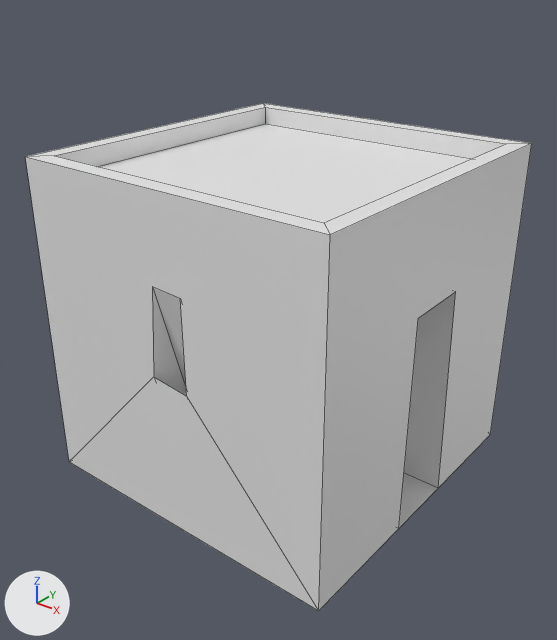
Two versions of the FBX model The-Last-Day/Assets/Art/Models/Buildings/House 1.fbx, one commit apart.
Both versions are drawn from a camera (50 mm lens) standing at (2.64, -3.37, 2.02) and looking at (0.03, -0.12, 0.0). Arrows for +X, +Y and +Z are at lower left; the lights stay in place. Mesh edges are drawn as thin lines.

In view in the first picture: 'House 1'.
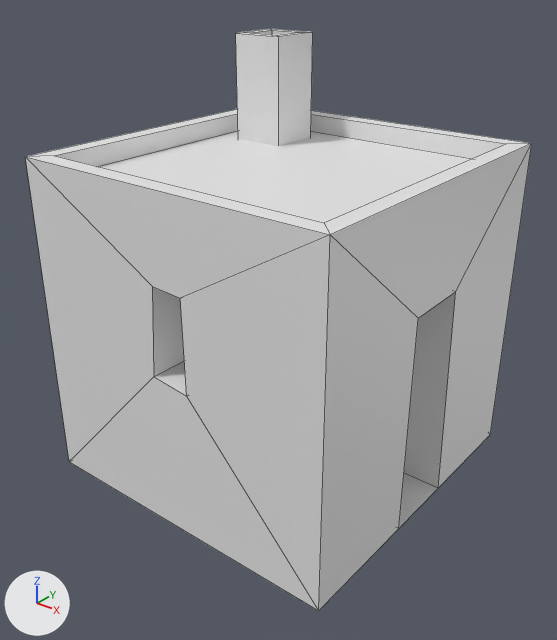
What the commit changed:
me_cube_001 is used by ob_house_1; location (0.0, 0.0, 0.0).
me_cube_001 had 48 vertices, 36 faces and spanned x -1.0..1.0, y -1.0..1.0, z -1.07..1.0.
me_cube_001 now has 64 vertices, 58 faces and spans x -1.0..1.0, y -1.0..1.0, z -1.0..1.54.
me_cube_001 part 1: a new loose piece of 16 vertices spanning x -0.73..-0.39, y 0.42..0.76, z 0.76..1.54.
Part 2, on me_cube_001:
4 vertices are removed from x -0.1..0.14, y -0.72, z -1.07..-0.51.
10 faces are deleted.
4 vertices are added at (-0.06, -0.72, 0.49), (-0.1, -0.72, -0.04), (0.14, -0.72, -0.07), (0.13, -0.72, 0.49).
18 new faces join them.

Pixel boxes (x1, y1, x2, y2) of what changed, in the pictures (557 x 640 px):
'House 1', reshaped (15% taller)
    before: (25, 103, 532, 611)
    after: (25, 29, 532, 611)
part 1 of me_cube_001, added
    after: (236, 29, 313, 146)
part 2 of me_cube_001, built on
    both: (25, 143, 532, 399)
